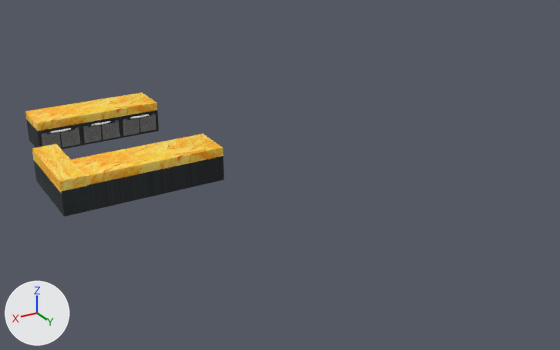
What one commit did to the OBJ model ProyectoFinal/ProyectoFinal/Models/cocina/cocina.obj.
One viewpoint serves both versions: a 50 mm lens placed at (10.4, 27.6, 12.9), pointed at (-5.2, 1.6, -0.1). The lights are fixed; the arrows at lower left show +X, +Y and +Z. Where no turn or scale is listed for an object, it has been applied to the vertices.

Script lines for the objects in view, before the commit:
```python
me_cocina = bpy.data.meshes.new('cocina')
me_cocina.from_pydata(...)  # 1689 vertices, 1491 faces; spans x -2.87..3.86, y -7.9..0.96, z -0.04..1.41
# faces by material slot: [555, 420, 114, 402]
me_cocina.materials.append(mat_initialshadinggroup)  # picture img_oxford_png
me_cocina.materials.append(mat_phong1sg)
me_cocina.materials.append(mat_phong2sg)
me_cocina.materials.append(mat_lambert3sg)  # picture img_negro_png
ob_cocina = bpy.data.objects.new('cocina', me_cocina)
ob_cocina.location = (0.0, 0.0, 0.0)
```
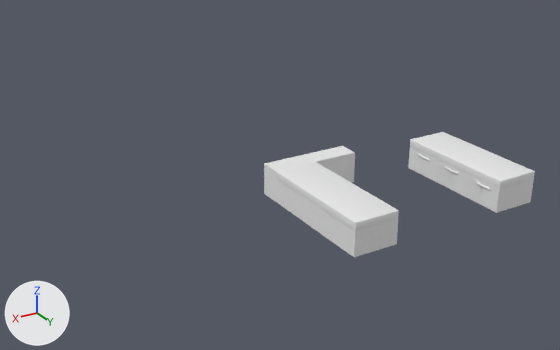
Diff of the bpy script that builds the scene:
```diff
--- a/ProyectoFinal/ProyectoFinal/Models/cocina/cocina.obj.py
+++ b/ProyectoFinal/ProyectoFinal/Models/cocina/cocina.obj.py
@@ me_cocina @@
-me_cocina.from_pydata(...)  # 1689 vertices, 1491 faces; spans x -2.87..3.86, y -7.9..0.96, z -0.04..1.41
-me_cocina.materials.append(mat_initialshadinggroup)  # picture img_oxford_png
-me_cocina.materials.append(mat_phong1sg)
-me_cocina.materials.append(mat_phong2sg)
-me_cocina.materials.append(mat_lambert3sg)  # picture img_negro_png
+me_cocina.from_pydata(...)  # 1686 vertices, 1483 faces; spans x -12.11..-3.6, y 3.05..9.12, z -0.03..1.29
+# me_cocina part 1: the loose piece of 114 vertices spanning x -1.89..-1.08, y -5.98..-5.95, z 0.04..0.87 is turned -89.8 degrees about the z axis through its middle and scaled by 0.903, then moved by (-8.76, 12.11, -0.03), in mat_cocina_initialshadinggroup (white #e7e7e7)
+# me_cocina part 2: the loose piece of 113 vertices spanning x -2.76..-1.94, y -5.98..-5.97, z 0.06..0.87 is turned -89.8 degrees about the z axis through its middle and scaled by 0.92, then moved by (-7.9, 11.2, -0.05), in mat_cocina_initialshadinggroup (white #e7e7e7)
+# me_cocina part 3: the loose piece of 113 vertices spanning x -0.9..-0.07, y -5.98..-5.97, z 0.04..0.86 is turned -89.8 degrees about the z axis through its middle and scaled by 0.889, then moved by (-9.78, 14.6, -0.02), in mat_cocina_initialshadinggroup (white #e7e7e7)
+# me_cocina part 4: the loose piece of 113 vertices spanning x 1.01..1.85, y -5.98..-5.97, z 0.04..0.85 is turned -89.8 degrees about the z axis through its middle and scaled by 0.9, then moved by (-11.69, 12.92, -0.03), in mat_cocina_initialshadinggroup (white #e7e7e7)
+# me_cocina part 5: the loose piece of 114 vertices spanning x 0.0..0.81, y -5.98..-5.95, z 0.04..0.87 is turned -89.8 degrees about the z axis through its middle and scaled by 0.903, then moved by (-10.66, 13.81, -0.03), in mat_cocina_initialshadinggroup (white #e7e7e7)
+# me_cocina part 6: the loose piece of 114 vertices spanning x 1.92..2.73, y -5.98..-5.97, z 0.04..0.88 is turned -89.8 degrees about the z axis through its middle and scaled by 0.903, then moved by (-12.58, 10.4, -0.03), in mat_cocina_initialshadinggroup (white #e7e7e7)
+# me_cocina part 7: the loose piece of 160 vertices spanning x -2.44..-1.47, y -6.01..-5.9, z 0.82..0.9 is turned -89.9 degrees about the z axis through its middle and scaled by 0.899, then moved by (-8.29, 12.5, -0.07), in mat_cocina_phong1sg (white #e7e7e7)
+# me_cocina part 8: the loose piece of 8 vertices spanning x 2.86..3.86, y -2.96..0.96, z -0.04..1.0 is scaled about its middle by (3.76, 0.229, 0.909), then moved by (-8.84, 4.51, -0.03), in mat_cocina_lambert3sg (white #e7e7e7)
+# me_cocina part 9: the loose piece of 56 vertices spanning x -2.87..2.87, y -0.96..0.96, z 1.01..1.41 is multiplied about its middle by the matrix ((0.003, 0.959, 0.0), (-0.898, 0.003, 0.0), (0.0, 0.0, 0.909)), then moved by (-4.53, 6.53, -0.1), in mat_cocina_phong2sg (white #e7e7e7)
+# me_cocina part 10: the loose piece of 200 vertices spanning x -2.87..2.87, y -0.96..0.96, z -0.04..1.03 is multiplied about its middle by the matrix ((0.003, 0.959, 0.0), (-0.898, 0.003, 0.0), (0.0, 0.0, 0.909)), then moved by (-11.18, 6.51, -0.03), in mat_cocina_lambert3sg (white #e7e7e7)
+# me_cocina part 11: the loose piece of 8 vertices spanning x 2.86..3.86, y -2.96..0.95, z 0.91..1.4 is scaled about its middle by (3.76, 0.229, 0.909), then moved by (-8.84, 4.51, -0.1), in mat_cocina_phong2sg (white #e7e7e7)
+# me_cocina part 12: the loose piece of 160 vertices spanning x -0.52..0.45, y -6.01..-5.9, z 0.82..0.9 is turned -89.9 degrees about the z axis through its middle and scaled by 0.899, then moved by (-10.2, 10.81, -0.07), in mat_cocina_phong1sg (white #e7e7e7)
+# me_cocina part 13: the loose piece of 160 vertices spanning x 1.36..2.33, y -6.01..-5.9, z 0.82..0.9 is turned -89.9 degrees about the z axis through its middle and scaled by 0.899, then moved by (-12.09, 14.22, -0.07), in mat_cocina_phong1sg (white #e7e7e7)
+# me_cocina part 14: the loose piece of 200 vertices spanning x -2.87..2.87, y -7.9..-5.98, z -0.04..1.03 is multiplied about its middle by the matrix ((0.003, 0.959, 0.0), (-0.898, 0.003, 0.0), (0.0, 0.0, 0.909)), then moved by (-4.53, 13.47, -0.03), in mat_cocina_lambert3sg (white #e7e7e7)
+# me_cocina part 15: a new loose piece of 53 vertices spanning x -12.11..-10.25, y 3.92..9.09, z 0.93..1.29, in mat_cocina_phong2sg (white #e7e7e7)
+# me_cocina part 16: the loose piece of 56 vertices spanning x -2.87..2.87, y -7.9..-5.98, z 1.01..1.41 is deleted
+me_cocina.materials.append(mat_cocina_initialshadinggroup)  # white #e7e7e7
+me_cocina.materials.append(mat_cocina_phong2sg)  # white #e7e7e7
+me_cocina.materials.append(mat_cocina_phong1sg)  # white #e7e7e7
+me_cocina.materials.append(mat_cocina_lambert3sg)  # white #e7e7e7
```

Boxes [x1, y1, x2, y2] around the edits, measured in the pictures (560 x 350 px; the box of a moved part takes in the faces that stretch with it):
'cocina', reshaped (36% wider): before [25, 93, 224, 217]; after [264, 132, 535, 257]
part 1 of me_cocina, moved or reshaped: before [123, 118, 140, 136]; after [437, 164, 451, 187]
part 2 of me_cocina, moved or reshaped: before [140, 114, 156, 132]; after [422, 159, 436, 180]
part 3 of me_cocina, moved or reshaped: before [102, 120, 120, 140]; after [481, 187, 497, 210]
part 4 of me_cocina, moved or reshaped: before [61, 128, 80, 147]; after [451, 173, 465, 194]
part 5 of me_cocina, moved or reshaped: before [83, 125, 102, 143]; after [467, 179, 481, 202]
part 6 of me_cocina, moved or reshaped: before [41, 132, 61, 148]; after [410, 151, 423, 173]
part 7 of me_cocina, moved or reshaped: before [131, 114, 149, 119]; after [445, 167, 459, 175]
part 8 of me_cocina, moved or reshaped: before [34, 161, 90, 217]; after [264, 161, 355, 202]
part 9 of me_cocina, moved or reshaped: before [71, 134, 223, 185]; after [276, 162, 399, 232]
part 10 of me_cocina, moved or reshaped: before [87, 156, 224, 211]; after [408, 147, 534, 213]
part 11 of me_cocina, moved or reshaped: before [32, 144, 87, 192]; after [264, 146, 355, 180]
part 12 of me_cocina, moved or reshaped: before [92, 121, 111, 125]; after [417, 154, 430, 161]
part 13 of me_cocina, moved or reshaped: before [50, 128, 71, 133]; after [475, 181, 491, 190]
part 14 of me_cocina, moved or reshaped: before [26, 110, 159, 149]; after [276, 180, 398, 257]
part 15 of me_cocina, added: after [410, 132, 535, 189]
part 16 of me_cocina, deleted (orange): before [25, 93, 157, 131]
